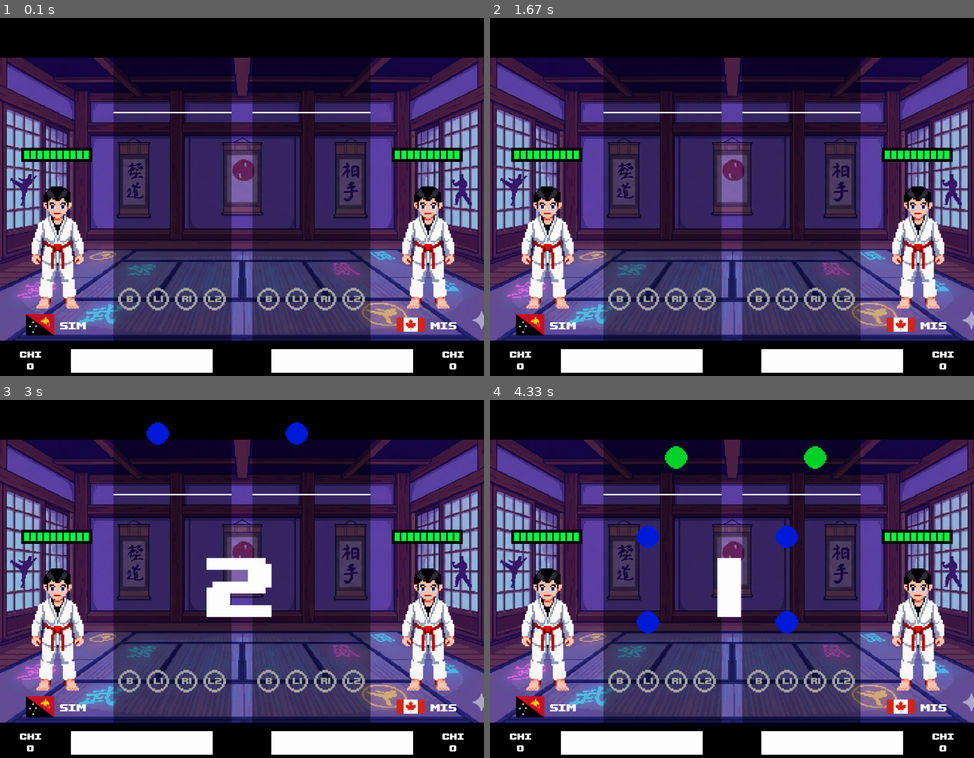
Above: before the commit, frames 1-4 (two rows, left to right).
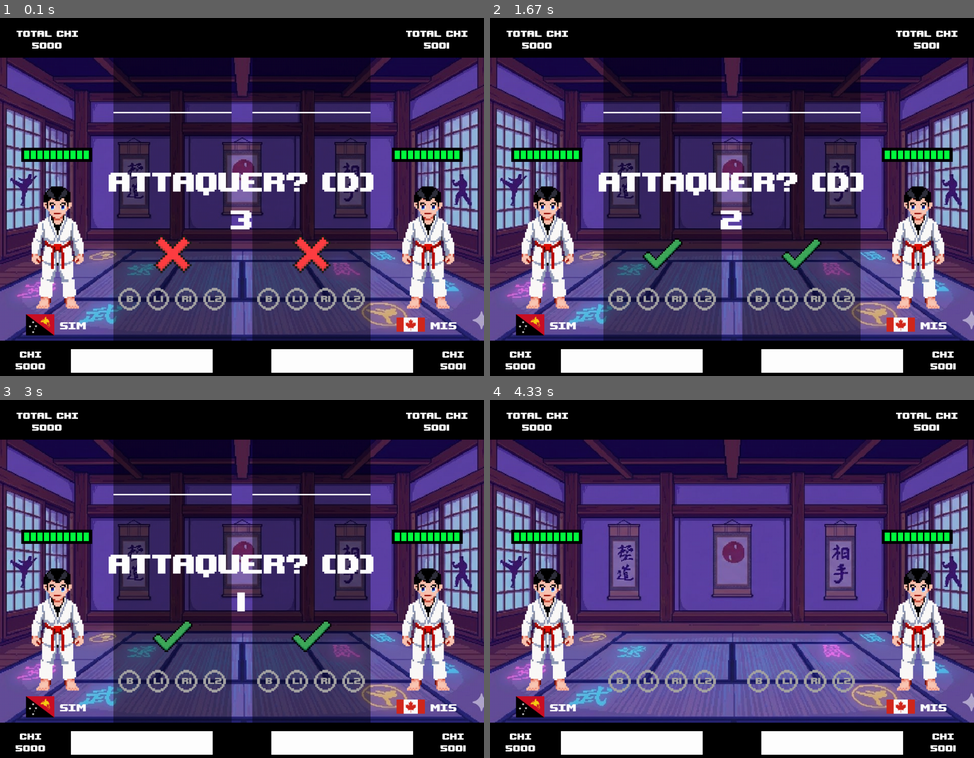
Above: after the commit, the same moments.

Repository: Supersllol/JeuArcade
Game: pygame game, started from AA_olympe.py
Two runs of this game, one before a commit and one after it. Both use one fixed random seed, a clock stepped at 60 frames per second and the inputs below.
Inputs:
- Up to frame 1 (0.1 s): no input
- Up to frame 2 (1.67 s): tap J at 0.33 s; tap S at 1.17 s
- Up to frame 3 (3 s): no input
- Up to frame 4 (4.33 s): no input

The runs differ from the first frame. In frame 1, 3.7% of the frame differs, in the area x 3-97%, y 3-99%; in frame 2, 3.4%; in frame 3, 4.7%; in frame 4, 37%.

Commit message:
fight order logic

Diff:
--- a/AA/AA_game/chiBar.py
+++ b/AA/AA_game/chiBar.py
@@ -9,18 +9,25 @@
         self._playerID = playerID
         self._playerHalf = playerHalf
 
-        self._txtChi = fontManager.upheaval("CHI", 26, (255, 255, 255))
+        self._txtTitleChi = fontManager.upheaval("CHI", 26, (255, 255, 255))
+        self._txtTitleTotalChi = fontManager.upheaval("TOTAL CHI", 26,
+                                                      (255, 255, 255))
         self._bar = pygame.Surface((300, 50), pygame.SRCALPHA)
 
-    def update(self, currentChi: int):
+    def update(self, currentChi: int, totalChi: int):
         self._bar.fill((255, 255, 255))
 
         txtCurrentChi = fontManager.upheaval(str(currentChi), 26,
                                              (255, 255, 255))
+        txtTotalChi = fontManager.upheaval(str(totalChi), 26, (255, 255, 255))
 
         misc.placeSurfaceInHalf(self._playerID, self._bar, self._playerHalf,
                                 (300, 702))
-        misc.placeSurfaceInHalf(self._playerID, self._txtChi, self._playerHalf,
-                                (65, 700))
+        misc.placeSurfaceInHalf(self._playerID, self._txtTitleChi,
+                                self._playerHalf, (65, 700))
         misc.placeSurfaceInHalf(self._playerID, txtCurrentChi,
                                 self._playerHalf, (65, 725))
+        misc.placeSurfaceInHalf(self._playerID, self._txtTitleTotalChi,
+                                self._playerHalf, (100, 20))
+        misc.placeSurfaceInHalf(self._playerID, txtTotalChi, self._playerHalf,
+                                (100, 45))
--- a/AA/AA_game/player.py
+++ b/AA/AA_game/player.py
@@ -1,6 +1,6 @@
 from __future__ import annotations
-import pygame
-from AA.AA_utils import countries, settings, score, inputManager
+import pygame, os
+from AA.AA_utils import countries, settings, score, inputManager, attackUtils, misc
 from AA.AA_game import noteSheet, musicTrack, sprite, chiBar, gameStates
 
 
@@ -14,12 +14,25 @@
                  cpu: bool = False):
         self._name = name
         self._country = country
-        self._chi = 0
+        if playerID == 0:
+            self._totalChi = 5000
+        else:
+            self._totalChi = 5001
+        self._currentChi = self._totalChi
         self._health = 10
         self._playerID = playerID
         self._mainApp = mainApp
         self._cpu = cpu
-        self._attackPressed = False
+        self._registeredAttack = attackUtils.AttackType.Rien
+
+        self._checkMark = pygame.transform.scale(
+            pygame.image.load(
+                os.path.join(settings.PARENT_PATH, "AA_images/check.png")),
+            (100, 100))
+        self._xMark = pygame.transform.scale(
+            pygame.image.load(
+                os.path.join(settings.PARENT_PATH, "AA_images/x.png")),
+            (100, 100))
 
         self._playerHalf = pygame.Surface(
             ((mainApp.get_width() / 2) + 50, mainApp.get_height()),
@@ -32,20 +45,32 @@
         self._sprite = sprite.Sprite(playerID, name, country, self._playerHalf)
 
     @property
-    def chi(self):
-        return self._chi
+    def currentChi(self):
+        return self._currentChi
+
+    @currentChi.setter
+    def currentChi(self, newVal: int):
+        self._currentChi = max(newVal, 0)
 
     @property
-    def attackPressed(self):
-        return self._attackPressed
+    def totalChi(self):
+        return self._totalChi
 
-    @attackPressed.setter
-    def attackPressed(self, newVal: bool):
-        self._attackPressed = newVal
+    def addChi(self, value: int):
+        if (value + self._currentChi) < 0:
+            self._totalChi -= self._currentChi
+            self._currentChi = 0
+        else:
+            self._currentChi += value
+            self._totalChi += value
 
-    @chi.setter
-    def chi(self, newValue: int):
-        self._chi = max(newValue, 0)
+    @property
+    def registeredAttack(self):
+        return self._registeredAttack
+
+    @registeredAttack.setter
+    def attackPressed(self, newVal: attackUtils.AttackType):
+        self._registeredAttack = newVal
 
     def loadSection(self, newSection: musicTrack.TrackSection):
         newSection.queueAllNotes()
@@ -57,7 +82,7 @@
         self._trackSection = newSection
 
     def _registerNoteHit(self, hitType: score.HitType):
-        self.chi += score.hitChiScore[hitType]
+        self.addChi(score.hitChiScore[hitType])
 
     def _userHitNote(self, btnPressed: inputManager.ButtonInputs,
                      musicElapsedTime: float):
@@ -108,13 +133,23 @@
 
             if gameState == gameStates.GameState.WAIT_FOR_ATTACK:
                 if btn == inputManager.attackBtn:
-                    self._attackPressed = True
+                    attackType = attackUtils.getAttackType(self._currentChi)
+                    if attackType != attackUtils.AttackType.Rien:
+                        self._registeredAttack = attackType
 
         self._updateNoteStatus(musicElapsedTime)
 
         self._noteSheet.update(self._trackSection, gameState)
-        self._chiBar.update(self._chi)
+        self._chiBar.update(self._currentChi, self._totalChi)
         self._sprite.update(self._health)
+
+        if gameState == gameStates.GameState.WAIT_FOR_ATTACK:
+            if self._registeredAttack == attackUtils.AttackType.Rien:
+                chosenMark = self._xMark
+            else:
+                chosenMark = self._checkMark
+            misc.placeSurfaceInHalf(self._playerID, chosenMark,
+                                    self._playerHalf, (365, 450))
 
         self._mainApp.blit(
             self._playerHalf,
--- a/AA/AA_game/sprite.py
+++ b/AA/AA_game/sprite.py
@@ -23,7 +23,7 @@
                  playerHalf: pygame.Surface):
         self._playerID = playerID
         self._playerHalf = playerHalf
-        self._characterMidtop = (120, 275)
+        self._characterMidtop = settings.SPRITE_BASE_POS
 
         self._character = pygame.transform.scale(
             pygame.image.load(
--- a/AA/AA_scenes/gameScene.py
+++ b/AA/AA_scenes/gameScene.py
@@ -1,9 +1,9 @@
 from __future__ import annotations
 from AA.AA_scenes import sceneClass
-from AA.AA_utils import fontManager, inputManager, pygameText, musicManager, settings
+from AA.AA_utils import fontManager, inputManager, pygameText, musicManager, settings, attackUtils
 from AA.AA_game import musicTrack, player, gameStates
 from enum import Enum, auto
-import pygame, os, math, copy
+import pygame, os, math, copy, random
 
 
 class GameScene(sceneClass.Scene):
@@ -23,6 +23,8 @@
         self._currentTrackSection: musicTrack.TrackSection
         self._targetStart = 0
 
+        self._fightOrder: list[player.Player] = []
+
         self._fadeOutStarted = False
 
         self._state = gameStates.GameState.PRE_COUNTDOWN_DELAY
@@ -30,7 +32,7 @@
         super().__init__(mainApp, inputManager, musicManager)
 
     def initScene(self):
-        self._state = gameStates.GameState.PRE_COUNTDOWN_DELAY
+        self._state = gameStates.GameState.WAIT_FOR_ATTACK
         self._currentTrackSection = self._chosenTrack.getSection(0)
 
         for player in self._players:
@@ -52,6 +54,27 @@
         for player in self._players:
             player.loadSection(copy.deepcopy(self._currentTrackSection))
         self._state = gameStates.GameState.MUSIC_COUNTDOWN
+
+    def _chooseFightOrder(self, playersWithAttack: list[player.Player]):
+        if len(playersWithAttack) == 1:
+            print(playersWithAttack[0].attackPressed)
+            return playersWithAttack
+        print(playersWithAttack[0].attackPressed,
+              playersWithAttack[1].attackPressed)
+        player0, player1 = playersWithAttack[0], playersWithAttack[1]
+        deltaScorePlayer0, deltaScorePlayer1 = player0.currentChi - attackUtils.attackChiThresholds[
+            player0.
+            attackPressed], player1.currentChi - attackUtils.attackChiThresholds[
+                player1.attackPressed]
+        print(deltaScorePlayer0, deltaScorePlayer1)
+        if deltaScorePlayer0 == deltaScorePlayer1:
+            random.shuffle(playersWithAttack)
+            return playersWithAttack
+
+        if deltaScorePlayer0 > deltaScorePlayer1:
+            return [player0, player1]
+
+        return [player1, player0]
 
     def loopScene(self, events: list[pygame.event.Event]):
         currentMusicElapsed = self._musicManager.getMusicElapsedSeconds(
@@ -99,12 +122,19 @@
                 self._fadeOutStarted = False
                 self._stateTimer.restart()
                 for player in self._players:
-                    player.attackPressed = False
+                    player.attackPressed = attackUtils.AttackType.Rien
                 self._state = gameStates.GameState.WAIT_FOR_ATTACK
 
         elif self._state == gameStates.GameState.WAIT_FOR_ATTACK:
             if self._stateTimer.elapsed() >= 3:
-                if any([player.attackPressed for player in self._players]):
+                playersWithAttack = [
+                    player for player in self._players
+                    if player.attackPressed != attackUtils.AttackType.Rien
+                ]
+                if len(playersWithAttack) != 0:
+                    self._fightOrder = self._chooseFightOrder(
+                        playersWithAttack)
+                    print(self._fightOrder[0]._playerID)
                     self._state = gameStates.GameState.FIGHT_SCENE
                 else:
                     nextSectionID = self._currentTrackSection.ID + 1
--- /dev/null
+++ b/AA/AA_utils/attackUtils.py
@@ -0,0 +1,37 @@
+from enum import Enum, auto
+
+
+class AttackType(Enum):
+    Rien = auto()
+    CoupPoing = auto()
+    CoupPied = auto()
+    Projection = auto()
+    Special = auto()
+
+
+attackDamage = {
+    AttackType.CoupPoing: 1,
+    AttackType.CoupPied: 3,
+    AttackType.Projection: 6,
+    AttackType.Special: 10
+}
+
+attackChiThresholds = {
+    AttackType.CoupPoing: 5000,
+    AttackType.CoupPied: 10000,
+    AttackType.Projection: 17500,
+    AttackType.Special: 30000
+}
+
+
+def getAttackType(chiValue: int):
+    if chiValue < attackChiThresholds[AttackType.CoupPoing]:
+        return AttackType.Rien
+    elif chiValue < attackChiThresholds[AttackType.CoupPied]:
+        return AttackType.CoupPoing
+    elif chiValue < attackChiThresholds[AttackType.Projection]:
+        return AttackType.CoupPied
+    elif chiValue < attackChiThresholds[AttackType.Special]:
+        return AttackType.Projection
+    else:
+        return AttackType.Special
--- a/AA/AA_utils/settings.py
+++ b/AA/AA_utils/settings.py
@@ -2,7 +2,7 @@
 
 import os
 
-FRAMERATE = 15
+FRAMERATE = 60
 WINDOW_SIZE = (1024, 768)
 
 PARENT_PATH = os.path.dirname(os.path.dirname(os.path.abspath(__file__)))
@@ -24,3 +24,5 @@
 HIT_TYPE_TIME_ACTIVE = 0.4
 
 FLAG_WIDTH = 60
+
+SPRITE_BASE_POS = (120, 275)
Binary file added: AA/AA_images/check.png
Binary file added: AA/AA_images/x.png
Not shown, changed: AA/TO-DO.md
